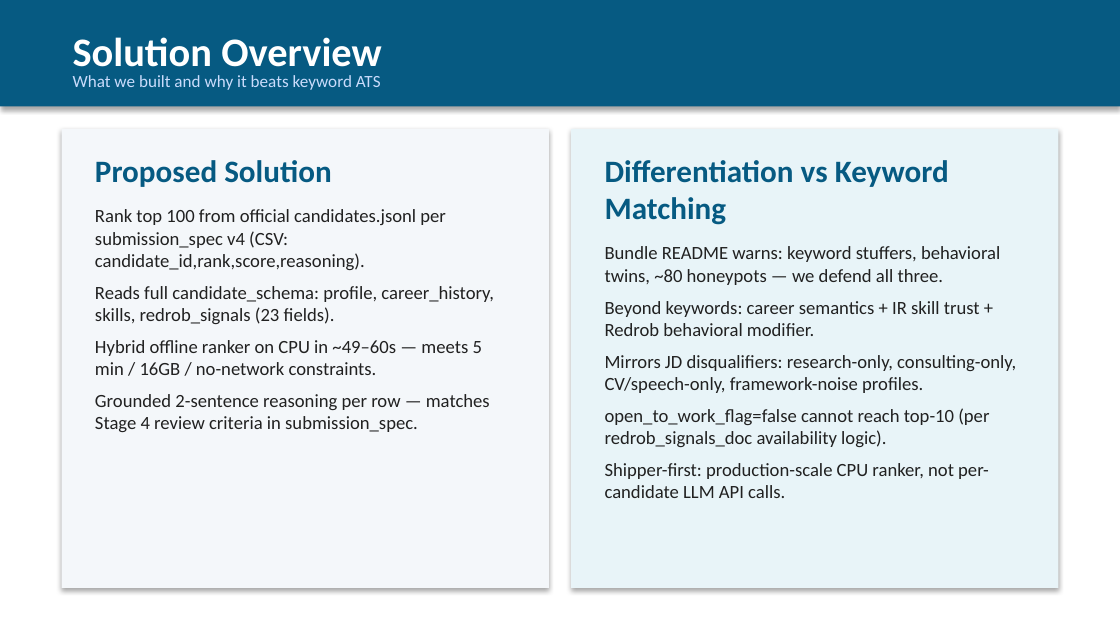
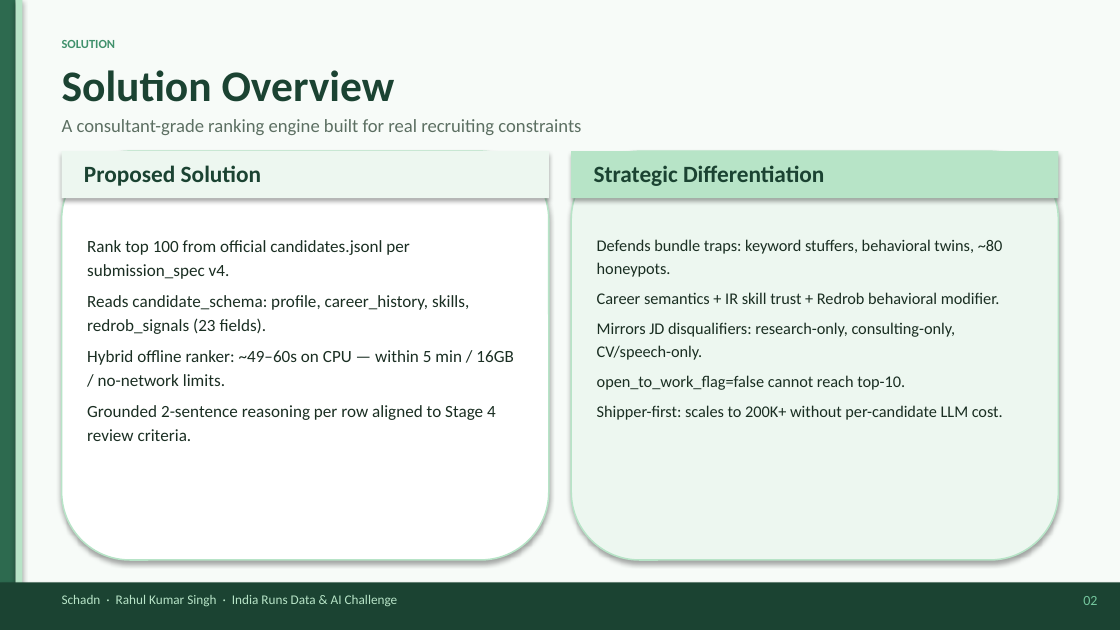
Before and after one commit to rahulx2001/recruitgpt-x, a slide deck: slide 2 of docs/RecruitGPT_X_Approach.pptx. Drawn at 1120x630 pixels with LibreOffice and Linux fonts; fonts in the diff are those of the drawing. Boxes give left, top, right and bottom in pixels: in the first picture for what was removed or moved away, otherwise in the second. Text is boxed around its words. In the diff, an @@ line names an element or a change of style, - is before the commit and + after.

Commit message:
docs: redesign submission deck with consultant light-green theme
Split cover layout, sage palette, rounded cards, stat tiles, slide
footers, and section rails for a polished executive presentation style.

```diff
--- a/docs/RecruitGPT_X_Approach.pptx
+++ b/docs/RecruitGPT_X_Approach.pptx
@@ rectangle: place and size @@
-rectangle at [0, 0, 1120, 106]
+rectangle at [0, 0, 1120, 629]
@@ rectangle at [0, 0, 1120, 629]: fill #065A82 to #F7FBF8 @@
@@ rectangle added at [0, 0, 16, 629], fill #2D6A4F @@
@@ rectangle added at [16, 0, 22, 629], fill #B7E4C7 @@
@@ text "Solution Overview": place and size @@
-text "Solution Overview" at [73, 37, 382, 76]
+text "Solution Overview" at [62, 70, 395, 102]
@@ text "Solution Overview" at [62, 70, 395, 102]: size 26 to 28 pt, text colour #FFFFFF to #1B4332 @@
@@ text added at [62, 40, 116, 48], 8 pt, text #40916C, bold @@
+SOLUTION
@@ text removed at [73, 75, 381, 90] @@
-What we built and why it beats keyword ATS
@@ text added at [62, 119, 581, 135], 12 pt, text #5C6F62 @@
+A consultant-grade ranking engine built for real recruiting constraints
@@ rectangle removed at [62, 129, 549, 588] @@
@@ rectangle removed at [571, 129, 1058, 588] @@
@@ rounded rectangle added at [62, 151, 549, 560], fill #FFFFFF, outline #B7E4C7 1 pt @@
@@ rectangle added at [62, 151, 549, 198], fill #EDF7F0 @@
@@ text added at [84, 165, 261, 186], 15 pt, text #1B4332, bold @@
+Proposed Solution
@@ rounded rectangle added at [571, 151, 1058, 560], fill #EDF7F0, outline #B7E4C7 1 pt @@
@@ rectangle added at [571, 151, 1058, 198], fill #B7E4C7 @@
@@ text added at [594, 165, 824, 186], 15 pt, text #1B4332, bold @@
+Strategic Differentiation
@@ text at [597, 239, 1003, 420]: text changed; size 12 to 10.5 pt; text colour #212121 to #1A2E22 @@
-Differentiation vs Keyword Matching
-Bundle README warns: keyword stuffers, behavioral twins, ~80 honeypots — we defend all three.
-Beyond keywords: career semantics + IR skill trust + Redrob behavioral modifier.
-Mirrors JD disqualifiers: research-only, consulting-only, CV/speech-only, framework-noise profiles.
-open_to_work_flag=false cannot reach top-10 (per redrob_signals_doc availability logic).
-Shipper-first: production-scale CPU ranker, not per-candidate LLM API calls.
+Defends bundle traps: keyword stuffers, behavioral twins, ~80 honeypots.
+Career semantics + IR skill trust + Redrob behavioral modifier.
+Mirrors JD disqualifiers: research-only, consulting-only, CV/speech-only.
+open_to_work_flag=false cannot reach top-10.
+Shipper-first: scales to 200K+ without per-candidate LLM cost.
@@ text at [87, 240, 514, 441]: text changed; size 12 to 11 pt; text colour #212121 to #1A2E22 @@
-Proposed Solution
-Rank top 100 from official candidates.jsonl per submission_spec v4 (CSV: candidate_id,rank,score,reasoning).
-Reads full candidate_schema: profile, career_history, skills, redrob_signals (23 fields).
-Hybrid offline ranker on CPU in ~49–60s — meets 5 min / 16GB / no-network constraints.
-Grounded 2-sentence reasoning per row — matches Stage 4 review criteria in submission_spec.
+Rank top 100 from official candidates.jsonl per submission_spec v4.
+Reads candidate_schema: profile, career_history, skills, redrob_signals (23 fields).
+Hybrid offline ranker: ~49–60s on CPU — within 5 min / 16GB / no-network limits.
+Grounded 2-sentence reasoning per row aligned to Stage 4 review criteria.
@@ rectangle added at [0, 582, 1120, 629], fill #1B4332 @@
@@ text added at [62, 595, 398, 606], 8.5 pt, text #B7E4C7 @@
+Schadn · Rahul Kumar Singh · India Runs Data & AI Challenge
@@ text added at [1083, 596, 1097, 605], 9 pt, text #74C69D @@
+02
```
Also in this commit, not shown: 10 other slides changed, 4 other files.
